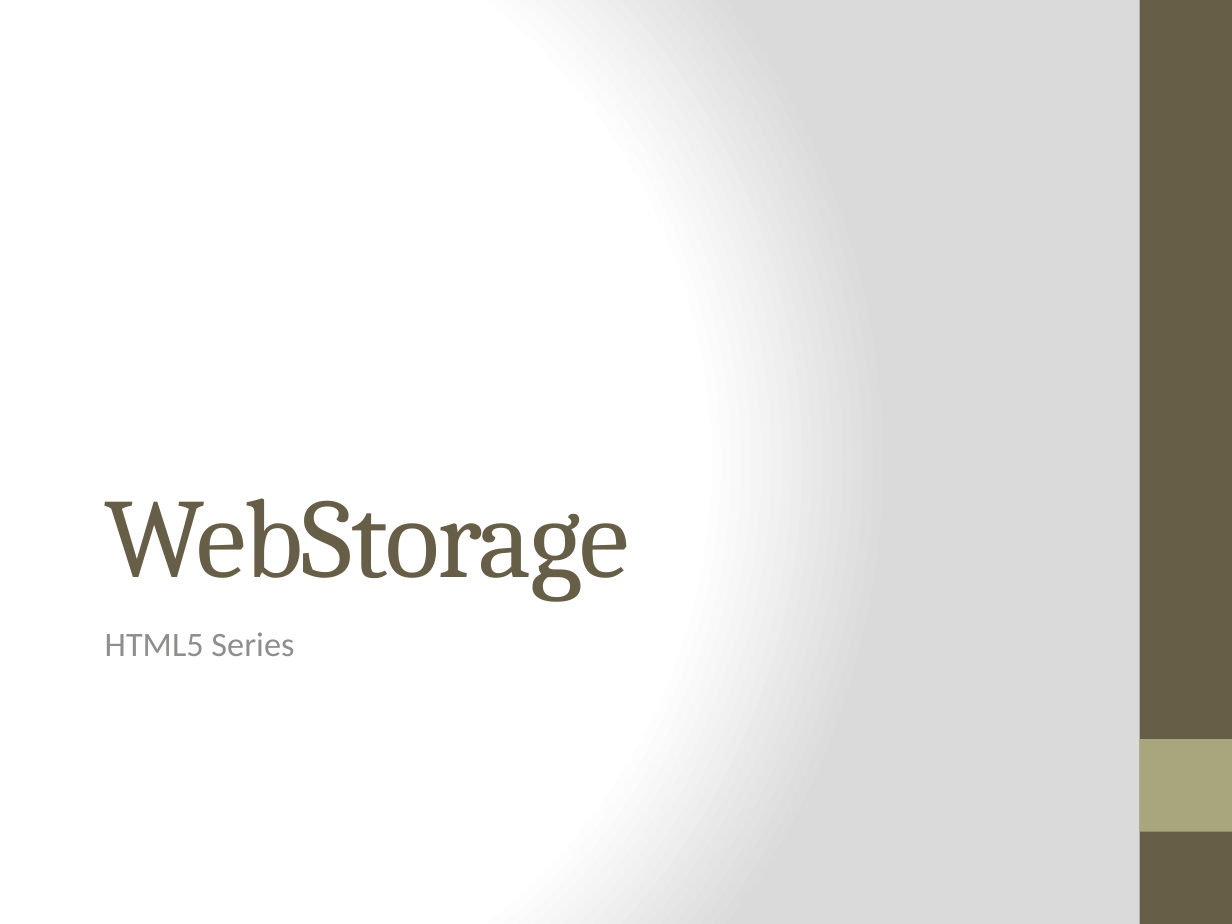
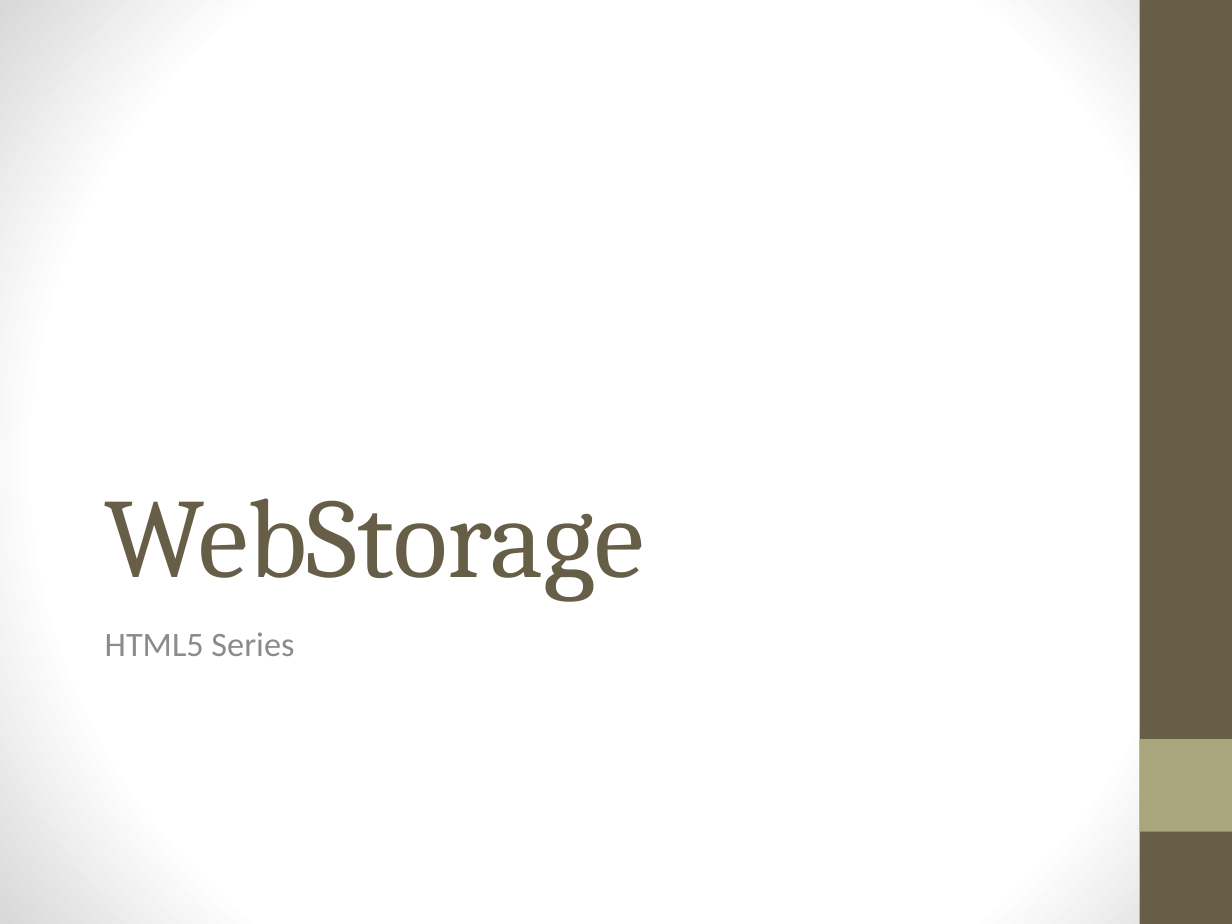
Before and after one commit to mantawolf/DevTraining, a slide deck: slide 1 of HTML5 Series WebStorage/HTML5 Series-WebStorage.pptx. Drawn at 1232x924 pixels with LibreOffice and Linux fonts; fonts in the diff are those of the drawing. Boxes give left, top, right and bottom in pixels: in the first picture for what was removed or moved away, otherwise in the second. Text is boxed around its words. In the diff, an @@ line names an element or a change of style, - is before the commit and + after.

```diff
--- a/HTML5 Series WebStorage/HTML5 Series-WebStorage.pptx
+++ b/HTML5 Series WebStorage/HTML5 Series-WebStorage.pptx
@@ background gradient #FFFFFF to #DADADA to gradient #FFFFFF to #D8D8D8 @@
@@ title "WebStorage" at [105, 498, 644, 602]: letter spacing -1 to 0 pt @@
@@ subtitle "HTML5 Series" at [105, 632, 294, 656]: text colour #8F8F8D to #8C8B8A; less space between paragraphs @@
```
Also in this commit, not shown: 16 other slides changed, 12 other files.
